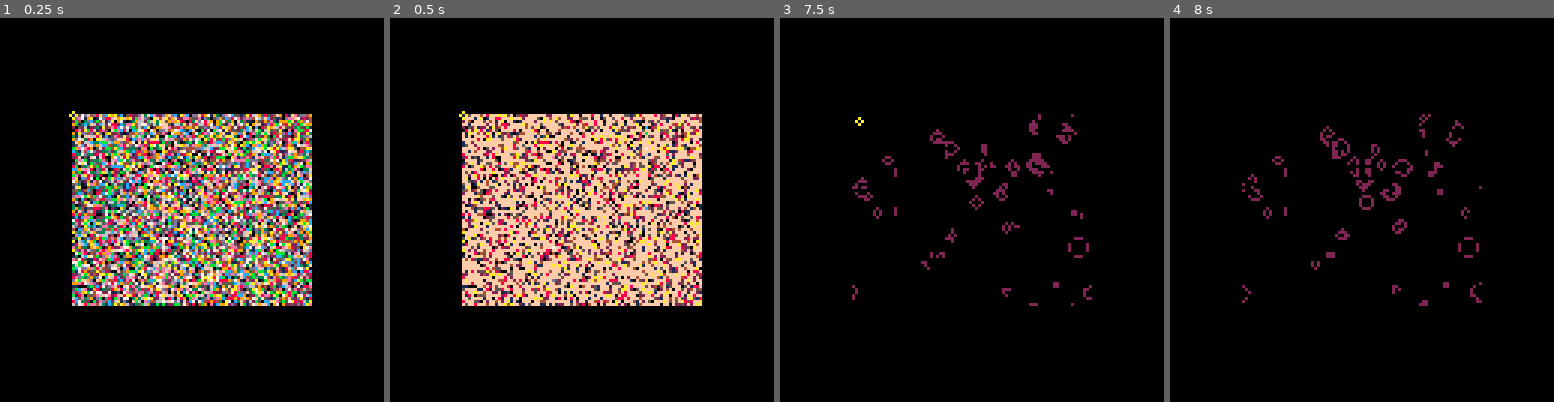
Above: before the commit, frames 1-4 (left to right).
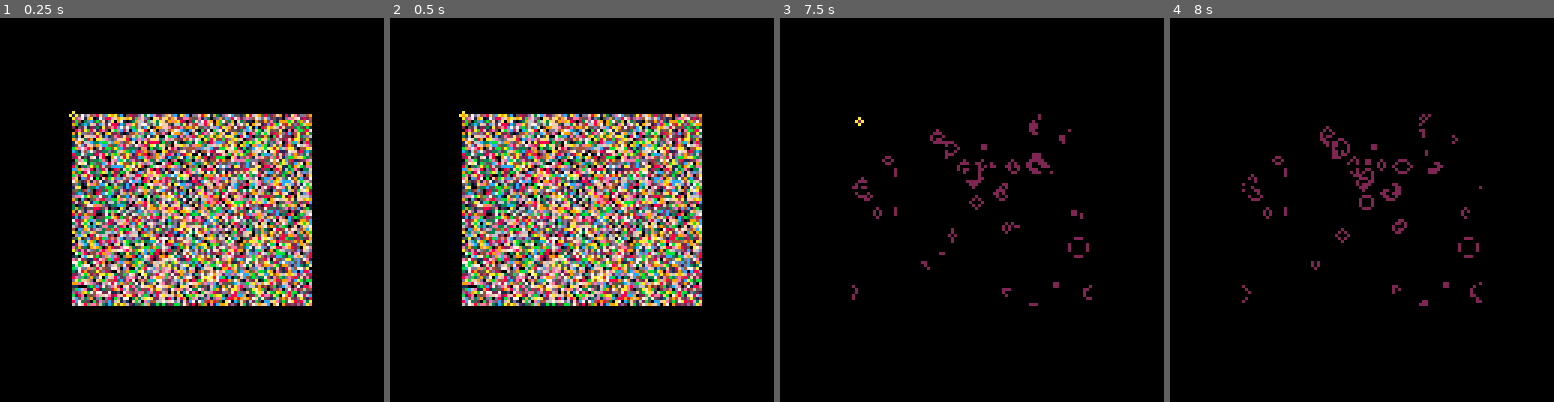
Above: after the commit, the same moments.

Repository: erwinbonsma/PicoGarden
Game: PICO-8 cartridge picogarden.p8
Two runs of this game, one before a commit and one after it. Both use one fixed random seed, a clock stepped at 60 frames per second and the inputs below.
Inputs:
- Up to frame 1 (0.25 s): no input
- Up to frame 2 (0.5 s): tap X (X key) at 0.33 s
- Up to frame 3 (7.5 s): tap O (Z key) at 0.7, 1.7, 2.1, 2.5, 2.9, 3.3, 3.7, 4.1, 4.5, 4.9, 5.3, 5.7, 6.1, 6.5, 6.9, 7.3 s; tap X (X key) at 1.07, 1.85, 2.97, 4.08, 5.2, 6.32, 7.43 s; hold Right 1.6-2.1 s; hold Up 2.15-2.42 s; hold Right 2.47-3.03 s; hold Left 3.08-3.58 s; hold Down 3.63-3.97 s; hold Right 4.02-4.68 s; hold Up 4.73-5.03 s; hold Left 5.08-5.68 s; hold Down 5.73-6.03 s; hold Right 6.08-6.58 s; hold Right 6.63-7.13 s; hold Up 7.18-7.45 s
- Up to frame 4 (8 s): hold Right from 7.5 s (still down); tap O (Z key) at 7.7 s

Frame 1 is identical in both runs. In frame 2, 16% of the frame differs, in the area x 18-82%, y 25-75%; in frame 3, 0.2%; in frame 4, 0.4%.

Commit message:
Re-enable dev edit mode

Diff:
--- a/picogarden.p8
+++ b/picogarden.p8
@@ -750,10 +750,13 @@
   end
  end
  if btnp(❎) then
-  if true or state.play then
+  if state.play then
    revive(state.gols)
   else
-   local gol=state.gols[1]
+   -- tmp: dev/debug option
+   local gol=state.gols[
+    max(1,min(4,state.viewmode))
+   ]
    if gol:get(state.cx,state.cy) then
     gol:clr(state.cx,state.cy)
    else
